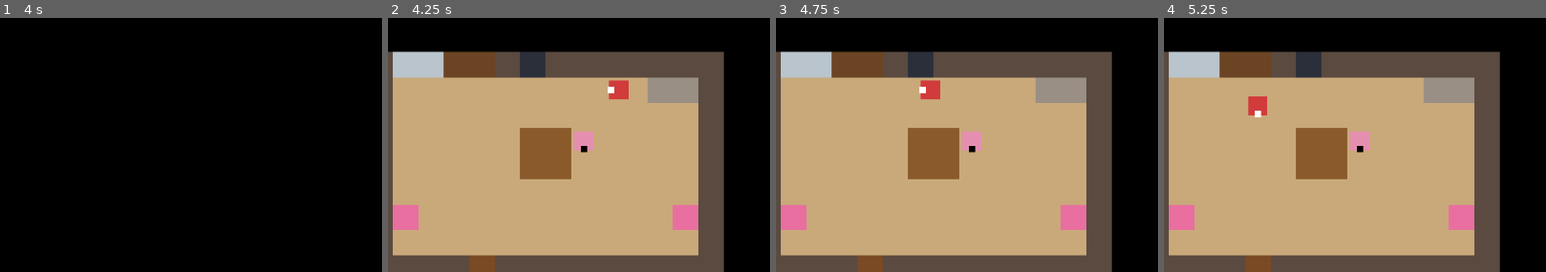
Above: before the commit, frames 1-4 (left to right).
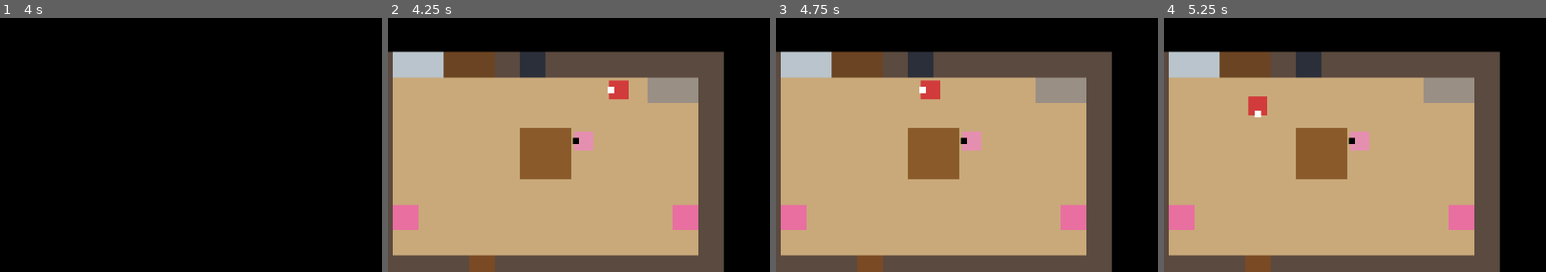
Above: after the commit, the same moments.

Repository: TerryGyselings/PokemonRB
Game: Godot game, scene res://scene/lancement.tscn
Same seed, same stepped clock (60 frames per second), same inputs: the game is played once before the commit and once after it.
Inputs (mouse positions are % of the whole screen's width and height, from its top left):
- Up to frame 1 (4 s): tap Enter (action) at 0.5, 2, 3.05 s; move the mouse to (72, 45) at 0.52 s; hold Right (droite) 0.53-1.28 s; hold Enter (action) 0.53-1.28 s; click (72, 45) at 0.67 s; tap Space at 0.77, 1.07, 1.25, 1.52, 1.82, 2.3, 2.85, 3.02, 3.32, 3.77 s; tap X (annuler) at 0.8, 1.35, 3.8 s; move the mouse to (30, 55) at 1.27 s; hold Down (bas) 1.28-2.03 s; click (30, 55) at 1.42 s; tap E at 1.55, 2.1 s; move the mouse to (60, 28) at 2.02 s; hold Right (droite) 2.03-2.78 s; click (60, 28) at 2.17 s; move the mouse to (45, 70) at 2.77 s; hold Up (haut) 2.78-3.53 s; click (45, 70) at 2.92 s; move the mouse to (80, 65) at 3.52 s; hold Left (gauche) from 3.53 s (still down); hold Enter (action) from 3.53 s (still down); click (80, 65) at 3.67 s
- Up to frame 2 (4.25 s): keep holding Left (gauche); keep holding Enter (action); tap Space at 4.07 s; tap Tab (menu) at 4.15 s
- Up to frame 3 (4.75 s): keep holding Left (gauche); move the mouse to (20, 35) at 4.27 s; release Enter (action) at 4.28 s; tap X (annuler) at 4.35 s; click (20, 35) at 4.42 s; tap Space at 4.52 s; tap E at 4.55 s
- Up to frame 4 (5.25 s): tap Space at 4.82 s; move the mouse to (55, 50) at 5.02 s; release Left (gauche) at 5.03 s; hold Down (bas) from 5.03 s (still down); tap E at 5.1 s; click (55, 50) at 5.17 s
The pictures show only the part of the screen within x 29-79%, y 21-71%; the shares and areas given below are measured in that part.

Frame 1 is identical in both runs. In frame 2, less than 0.1% of the frame differs, in the area x 48-53%, y 46-54%; in frame 3, less than 0.1%; in frame 4, less than 0.1%.

Commit message:
add soins

Diff:
--- a/data/cartes/bourg_palette.json
+++ b/data/cartes/bourg_palette.json
@@ -121,7 +121,7 @@
 			"y": 11,
 			"texte": [
 				"BOURG PALETTE",
-				"Un monde simple et tranquille..."
+				"Un monde de couleurs s'ouvre à vous !"
 			]
 		}
 	],
--- a/data/cartes/etage_joueur.json
+++ b/data/cartes/etage_joueur.json
@@ -96,6 +96,14 @@
 			"texte": [
 				"Ton ordinateur."
 			]
+		},
+		{
+			"x": 6,
+			"y": 4,
+			"texte": [
+				"${nom_joueur} joue à la Switch 2!",
+				"... Bon! Faut y aller!"
+			]
 		}
 	]
 }
--- /dev/null
+++ b/data/cartes/jadielle.json
@@ -0,0 +1,89 @@
+{
+	"nom": "Jadielle",
+	"legende": {
+		"#": {
+			"nom": "arbre",
+			"couleur": "#1f5e2e",
+			"solide": true
+		},
+		".": {
+			"nom": "herbe",
+			"couleur": "#7cc04f",
+			"solide": false
+		},
+		",": {
+			"nom": "chemin",
+			"couleur": "#e0d58a",
+			"solide": false
+		},
+		"M": {
+			"nom": "mur de maison",
+			"couleur": "#d9d4c4",
+			"solide": true
+		},
+		"t": {
+			"nom": "toit",
+			"couleur": "#c0453a",
+			"solide": true
+		},
+		"P": {
+			"nom": "porte fermee",
+			"couleur": "#5a3a1c",
+			"solide": true
+		},
+		"p": {
+			"nom": "porte",
+			"couleur": "#7a4a25",
+			"solide": false
+		},
+		"S": {
+			"nom": "panneau",
+			"couleur": "#a8743a",
+			"solide": true
+		},
+		"f": {
+			"nom": "fleurs",
+			"couleur": "#e8708a",
+			"solide": false
+		},
+		"F": {
+			"nom": "cloture",
+			"couleur": "#f4f1e8",
+			"solide": true
+		},
+		"m": {
+			"nom": "boite_aux_lettres",
+			"couleur": "#ffe14a",
+			"solide": true
+		},
+		"~": {
+			"nom": "eau",
+			"couleur": "#90d5ff",
+			"solide": true
+		},
+		"l": {
+			"nom": "rebord",
+			"couleur": "#8B4513",
+			"solide": false
+		},
+		"g": {
+			"nom": "hautes herbes",
+			"couleur": "#3f9a3a",
+			"solide": false
+		}
+	},
+	"lignes": [
+		"############",
+		"#..........#",
+		"#..........#",
+		"#..........#",
+		"#..........#",
+		"#..........#",
+		"#..........#",
+		"############"
+	],
+	"portes": [],
+	"interactions": [],
+	"pnj": [],
+	"declencheurs": []
+}
--- a/data/cartes/maison_joueur.json
+++ b/data/cartes/maison_joueur.json
@@ -129,12 +129,14 @@
 			"nom": "Maman",
 			"x": 8,
 			"y": 3,
-			"direction": "bas",
+			"direction": "gauche",
 			"couleur": "#e58fb0",
 			"texte": [
 				"Bonjour mon grand !",
 				"Fais bien attention a toi dehors."
-			]
+			],
+			"evenement": "maman_soin",
+			"si": "starter_choisi"
 		}
 	]
 }
--- a/data/evenements.json
+++ b/data/evenements.json
@@ -297,7 +297,8 @@
 						"niveau": 5,
 						"si": "starter_bulbizarre"
 					}
-				]
+				],
+				"blackout": false
 			}
 		},
 		{
@@ -361,5 +362,34 @@
 				]
 			}
 		}
+	],
+	"maman_soin": [
+		{
+			"dire": [
+				"MAMAN : ${nom_joueur}, tu as l'air fatigue...",
+				"MAMAN : Repose-toi un peu, je m'occupe de tes POKEMON."
+			]
+		},
+		{
+			"fondu": 0.6
+		},
+		{
+			"soigner": true
+		},
+		{
+			"point_soin": {
+				"carte": "maison_joueur",
+				"arrivee": [
+					4,
+					7
+				]
+			}
+		},
+		{
+			"dire": [
+				"MAMAN : Voila, tes POKEMON sont en pleine forme !",
+				"MAMAN : Fais bien attention a toi dehors, ${nom_joueur}."
+			]
+		}
 	]
 }
--- a/scene/main.tscn
+++ b/scene/main.tscn
@@ -1,6 +1,6 @@
-[gd_scene load_steps=2 format=3]
+[gd_scene format=3 uid="uid://d2taf3kuxb63d"]
 
-[ext_resource type="Script" path="res://scripts/main.gd" id="1"]
+[ext_resource type="Script" uid="uid://dwwovlvoaeysu" path="res://scripts/main.gd" id="1"]
 
-[node name="Main" type="Node2D"]
+[node name="Main" type="Node2D" unique_id=300587442]
 script = ExtResource("1")
--- a/scripts/evenements.gd
+++ b/scripts/evenements.gd
@@ -20,12 +20,17 @@
 #   { "soigner": true }                                       soigne toute l'equipe
 #   { "si": { "drapeau": "<nom>", "alors": [actions], "sinon": [actions] } }
 #   { "evenement": "<id>" }                                   joue un autre evenement
-#   { "combat": { "nom": "RIVAL", "equipe": [ { "espece", "niveau", "si": "<drapeau>" } ], "pose_victoire": "<drapeau>" } }
+#   { "fondu": 0.6 }                                          ecran noir un instant (soin, passage de temps...)
+#   { "point_soin": { "carte": "<id carte>", "arrivee": [x, y] } }   dernier endroit ou l'equipe a ete soignee (on y revient si tous les Pokemon sont K.O.)
+#   { "combat": { "nom": "RIVAL", "equipe": [ { "espece", "niveau", "si": "<drapeau>" } ], "pose_victoire": "<drapeau>", "blackout": false } }
+#       blackout (vrai par defaut) : si tous les Pokemon du joueur sont K.O., il revient au point de soin, l'equipe est soignee
+#       et la suite de l'evenement est annulee. "blackout": false pour un combat d'histoire qui continue quand meme.
 
 const Pnj := preload("res://scripts/pnj.gd")
 
 var chemin_fichier := "res://data/evenements.json"
 var _main
+var _stop := false   # un blackout interrompt l'evenement en cours
 
 func installer(m) -> void:
 	_main = m
@@ -51,12 +56,16 @@
 		return
 	_main.evenement_en_cours = true
 	_main.joueur.bloque = true
+	_stop = false
 	await _liste(tous[id])
+	_stop = false
 	_main.evenement_en_cours = false
 	_main.joueur.bloque = false
 
 func _liste(actions: Array) -> void:
 	for a in actions:
+		if _stop:
+			break
 		await _action(a)
 
 func _action(a: Dictionary) -> void:
@@ -102,6 +111,17 @@
 				if t.has("direction"):
 					d["direction"] = String(t["direction"])
 		_main._creer_pnj()
+	elif a.has("fondu"):
+		var t: Tween = _main.create_tween()
+		t.tween_property(_main.voile, "modulate:a", 1.0, 0.25)
+		await t.finished
+		await _main.get_tree().create_timer(float(a["fondu"])).timeout
+		t = _main.create_tween()
+		t.tween_property(_main.voile, "modulate:a", 0.0, 0.25)
+		await t.finished
+	elif a.has("point_soin"):
+		var ps: Dictionary = a["point_soin"]
+		_main.point_soin = {"carte": String(ps["carte"]), "arrivee": [int(ps["arrivee"][0]), int(ps["arrivee"][1])]}
 	elif a.has("pnj_tourne"):
 		var t: Dictionary = a["pnj_tourne"]
 		var p = _pnj(String(t["id"]))
@@ -210,3 +230,6 @@
 	_main.voile.modulate.a = 0.0
 	if gagne and c.has("pose_victoire"):
 		_main.poser_drapeau(String(c["pose_victoire"]))
+	if not gagne and bool(c.get("blackout", true)):
+		await _main.blackout()
+		_stop = true
--- a/scripts/main.gd
+++ b/scripts/main.gd
@@ -19,6 +19,7 @@
 	{"id": "ame", "nom": "Ame", "couleur": "#b05ac0"}, {"id": "marais", "nom": "Marais", "couleur": "#e0709a"},
 	{"id": "volcan", "nom": "Volcan", "couleur": "#e8553a"}, {"id": "terre", "nom": "Terre", "couleur": "#8b6a3a"}]
 
+const POINT_SOIN_DEPART := {"carte": "maison_joueur", "arrivee": [4, 7]}   # avant le premier soin : la maison
 const CARTE_DEPART := "etage_joueur"   # le jeu commence dans ta chambre, a la case "depart" de la carte
 
 var carte: Node2D
@@ -48,6 +49,7 @@
 var vus: Array = []           # especes vues (Pokedex)
 var captures: Array = []      # especes capturees
 var sac := {}                 # objet -> quantite
+var point_soin := {}          # { "carte": id, "arrivee": [x, y] } : dernier endroit ou l'equipe a ete soignee
 var slot_actuel := 0          # emplacement de sauvegarde de la partie en cours (1..3), 0 = aucun
 var partie_en_cours := false
 var _choix_panneau: Panel
@@ -123,6 +125,7 @@
 	sac = {}
 	nom_joueur = nom
 	slot_actuel = slot
+	point_soin = POINT_SOIN_DEPART.duplicate(true)
 	charger_carte(CARTE_DEPART)
 
 func exporter() -> Dictionary:
@@ -130,7 +133,7 @@
 		"nom": nom_joueur, "argent": argent, "badges": badges.duplicate(), "temps": temps_jeu,
 		"drapeaux": drapeaux.duplicate(), "vus": vus.duplicate(), "captures": captures.duplicate(), "sac": sac.duplicate(),
 		"equipe": equipe.map(func(p): return p.en_dictionnaire()),
-		"carte": carte.id, "position": [joueur.case.x, joueur.case.y], "direction": [joueur.direction.x, joueur.direction.y],
+		"point_soin": point_soin.duplicate(true), "carte": carte.id, "position": [joueur.case.x, joueur.case.y], "direction": [joueur.direction.x, joueur.direction.y],
 	}
 
 func importer(d: Dictionary, slot: int) -> void:
@@ -151,6 +154,7 @@
 		if not Donnees.espece(String(pd.get("espece", ""))).is_empty():
 			equipe.append(Pokemon.depuis_dictionnaire(pd))
 	slot_actuel = slot
+	point_soin = d.get("point_soin", POINT_SOIN_DEPART).duplicate(true)
 	var pos: Array = d.get("position", [0, 0])
 	var id := String(d.get("carte", CARTE_DEPART))
 	if not carte.charger(id):
@@ -168,6 +172,18 @@
 	enregistrer_vu(espece)
 	if not captures.has(espece):
 		captures.append(espece)
+
+# tous les Pokemon sont K.O. : retour au dernier point de soin, equipe soignee
+func blackout() -> void:
+	var p: Dictionary = point_soin if not point_soin.is_empty() else POINT_SOIN_DEPART
+	await dire_attendre(["${nom_joueur} n'a plus de POKEMON capable de se battre !", "${nom_joueur} s'evanouit..."])
+	for pk in equipe:
+		pk.soigner()
+	var a: Array = p["arrivee"]
+	await changer_carte(String(p["carte"]), Vector2i(int(a[0]), int(a[1])))
+	joueur.direction = Vector2i.DOWN
+	joueur.queue_redraw()
+	await dire_attendre(["${nom_joueur} se reveille. Ses POKEMON ont ete soignes."])
 
 func ouvrir_menu() -> void:
 	joueur.bloque = true
@@ -543,6 +559,7 @@
 
 # pose une question OUI / NON et renvoie la reponse (a utiliser avec await)
 func oui_non(question: String) -> bool:
+	question = remplacer_variables(question)
 	_pages = [question]
 	_page = 0
 	texte.text = question
@@ -562,9 +579,13 @@
 	equipe.append(Pokemon.creer(espece, niveau))
 	enregistrer_capture(espece)
 
+# remplace les variables ecrites dans les textes des JSON : ${nom_joueur}, ${argent}
+func remplacer_variables(t: String) -> String:
+	return t.replace("${nom_joueur}", nom_joueur).replace("${argent}", str(argent))
+
 func dire(pages, drapeau := "") -> void:
 	Input.set_default_cursor_shape(Input.CURSOR_ARROW)
-	_pages = pages if pages is Array else [str(pages)]
+	_pages = (pages if pages is Array else [str(pages)]).map(func(t): return remplacer_variables(str(t)))
 	if _pages.is_empty():
 		return
 	_page = 0
--- a/tests/evenements.json
+++ b/tests/evenements.json
@@ -41,5 +41,38 @@
 		{
 			"pose": "arrive_au_bout"
 		}
+	],
+	"defaite_blackout": [
+		{
+			"combat": {
+				"nom": "X",
+				"equipe": [
+					{
+						"espece": "carapuce",
+						"niveau": 30
+					}
+				]
+			}
+		},
+		{
+			"pose": "apres_combat"
+		}
+	],
+	"defaite_histoire": [
+		{
+			"combat": {
+				"nom": "X",
+				"blackout": false,
+				"equipe": [
+					{
+						"espece": "carapuce",
+						"niveau": 30
+					}
+				]
+			}
+		},
+		{
+			"pose": "apres_combat"
+		}
 	]
 }
--- /dev/null
+++ b/tests/test_soin.gd
@@ -0,0 +1,73 @@
+extends SceneTree
+# Maman soigne l'equipe (apres le starter) ; si tous les Pokemon sont K.O., retour au dernier point de soin
+var erreurs := 0
+func ok(c: bool, msg: String) -> void:
+	print(("OK   " if c else "FAIL ") + msg)
+	if not c: erreurs += 1
+func action(main) -> void:
+	var e := InputEventAction.new()
+	e.action = "action"
+	e.pressed = true
+	main._unhandled_input(e)
+func avance(main, max_tours := 400) -> void:
+	var n := 0
+	while main.evenement_en_cours and n < max_tours:
+		if main.boite.visible and not main._choix_actif:
+			action(main)
+		await create_timer(0.05).timeout
+		n += 1
+func _init() -> void:
+	var main = load("res://scene/main.tscn").instantiate()
+	root.add_child(main)
+	await process_frame
+	var j = main.joueur
+	main.nouvelle_partie(1, "ASH")
+	ok(main.point_soin == {"carte": "maison_joueur", "arrivee": [4, 7]}, "point de soin de depart : la maison")
+	var arr: Array = main.point_soin["arrivee"]
+	main.charger_carte("maison_joueur", Vector2i(8, 4))
+	ok(not main.carte.solide(Vector2i(arr[0], arr[1])), "la case d'arrivee du point de soin est libre")
+	# --- avant le starter : maman ne soigne pas
+	j.direction = Vector2i.UP
+	action(main)
+	ok(main.boite.visible and not main.evenement_en_cours and main.texte.text.begins_with("Bonjour"), "sans starter : dialogue normal de maman")
+	action(main); action(main)
+	# --- avec le starter : soin
+	main.donner_pokemon("salameche", 5)
+	main.equipe[0].pv = 2
+	main.equipe[0].attaques[0]["pp"] = 3
+	main.poser_drapeau("starter_choisi")
+	main.point_soin = {"carte": "bourg_palette", "arrivee": [1, 1]}
+	action(main)
+	await create_timer(0.1).timeout
+	ok(main.evenement_en_cours and main.texte.text.contains("ASH"), "maman parle au joueur par son nom (%s)" % main.texte.text)
+	await avance(main)
+	var p = main.equipe[0]
+	ok(p.pv == p.stats["pv"] and p.attaques[0]["pp"] == p.attaques[0]["pp_max"], "equipe soignee : PV et PP")
+	ok(main.point_soin == {"carte": "maison_joueur", "arrivee": [4, 7]}, "le point de soin devient la maison")
+	ok(not main.evenement_en_cours and not j.bloque and main.voile.modulate.a == 0.0, "joueur libre, ecran revenu")
+	# --- defaite : blackout
+	main.combat.auto = true
+	main.evenements.chemin_fichier = "res://tests/evenements.json"
+	main.charger_carte("bourg_palette", Vector2i(12, -5))
+	main.equipe[0].pv = 3
+	main.equipe[0].gagner_exp(0)
+	main.evenements.jouer("defaite_blackout")
+	await avance(main, 800)
+	ok(main.carte.id == "maison_joueur" and j.case == Vector2i(4, 7), "tous K.O. : retour a la maison (%s %s)" % [main.carte.id, j.case])
+	ok(main.equipe[0].pv == main.equipe[0].stats["pv"], "equipe soignee apres le blackout")
+	ok(not main.a_drapeau("apres_combat"), "la suite de l'evenement est annulee")
+	ok(not main.evenement_en_cours and not j.bloque, "joueur libre")
+	# --- combat d'histoire : pas de blackout
+	main.charger_carte("bourg_palette", Vector2i(12, -5))
+	main.equipe[0].pv = 3
+	main.evenements.jouer("defaite_histoire")
+	await avance(main, 800)
+	ok(main.carte.id == "bourg_palette" and main.a_drapeau("apres_combat"), "blackout false : l'evenement continue sur place")
+	# --- sauvegarde du point de soin
+	main.point_soin = {"carte": "bourg_palette", "arrivee": [5, 5]}
+	var d: Dictionary = main.exporter()
+	main.point_soin = {}
+	main.importer(d, 1)
+	ok(main.point_soin == {"carte": "bourg_palette", "arrivee": [5, 5]}, "point de soin sauvegarde et recharge")
+	print("=== ERREURS : ", erreurs)
+	quit(1 if erreurs > 0 else 0)
--- /dev/null
+++ b/tests/test_variables.gd
@@ -0,0 +1,30 @@
+extends SceneTree
+# Variables dans les textes des JSON : ${nom_joueur}, ${argent}
+var erreurs := 0
+func ok(c: bool, msg: String) -> void:
+	print(("OK   " if c else "FAIL ") + msg)
+	if not c: erreurs += 1
+func _init() -> void:
+	var main = load("res://scene/main.tscn").instantiate()
+	root.add_child(main)
+	await process_frame
+	main.nom_joueur = "ASH"
+	main.argent = 450
+	main.dire(["${nom_joueur} joue à la Switch 2!", "... Bon! Faut y aller!", "${nom_joueur} a ${argent} P."])
+	ok(main.texte.text == "ASH joue à la Switch 2!", "nom du joueur dans un dialogue : %s" % main.texte.text)
+	main._avancer_dialogue()
+	main._avancer_dialogue()
+	ok(main.texte.text == "ASH a 450 P.", "plusieurs variables : %s" % main.texte.text)
+	# la vraie interaction de la chambre (lit sur la carte reelle)
+	main.boite.visible = false
+	main.joueur.bloque = false
+	main.nom_joueur = "TERRY"
+	main.charger_carte("etage_joueur", Vector2i(5, 4))
+	main.joueur.direction = Vector2i.RIGHT
+	var e := InputEventAction.new()
+	e.action = "action"
+	e.pressed = true
+	main._unhandled_input(e)
+	ok(main.boite.visible and main.texte.text.begins_with("TERRY joue"), "interaction de la chambre : %s" % main.texte.text)
+	print("=== ERREURS : ", erreurs)
+	quit(1 if erreurs > 0 else 0)
Not shown, added: tests/test_variables.gd.uid
